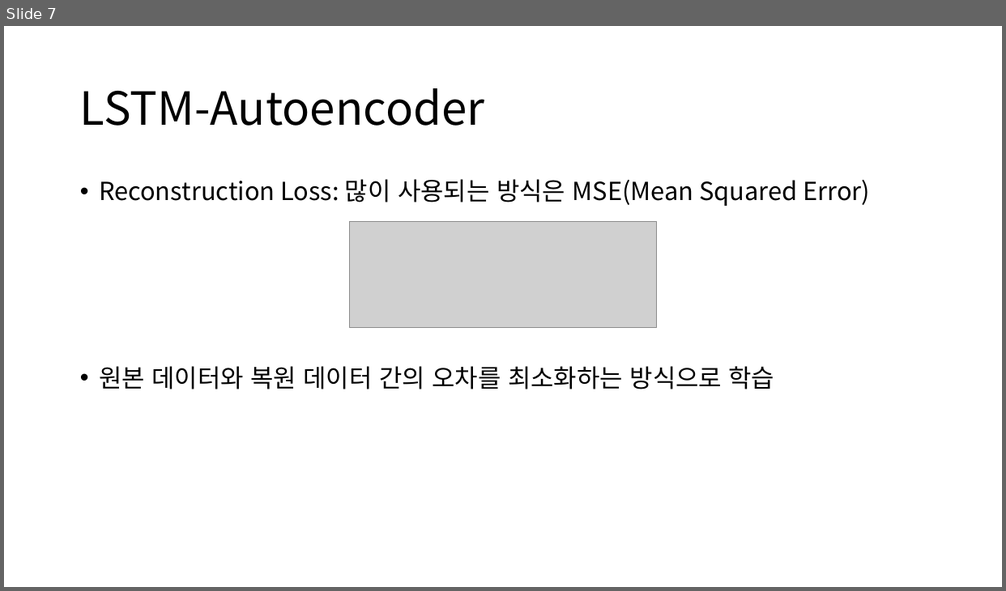
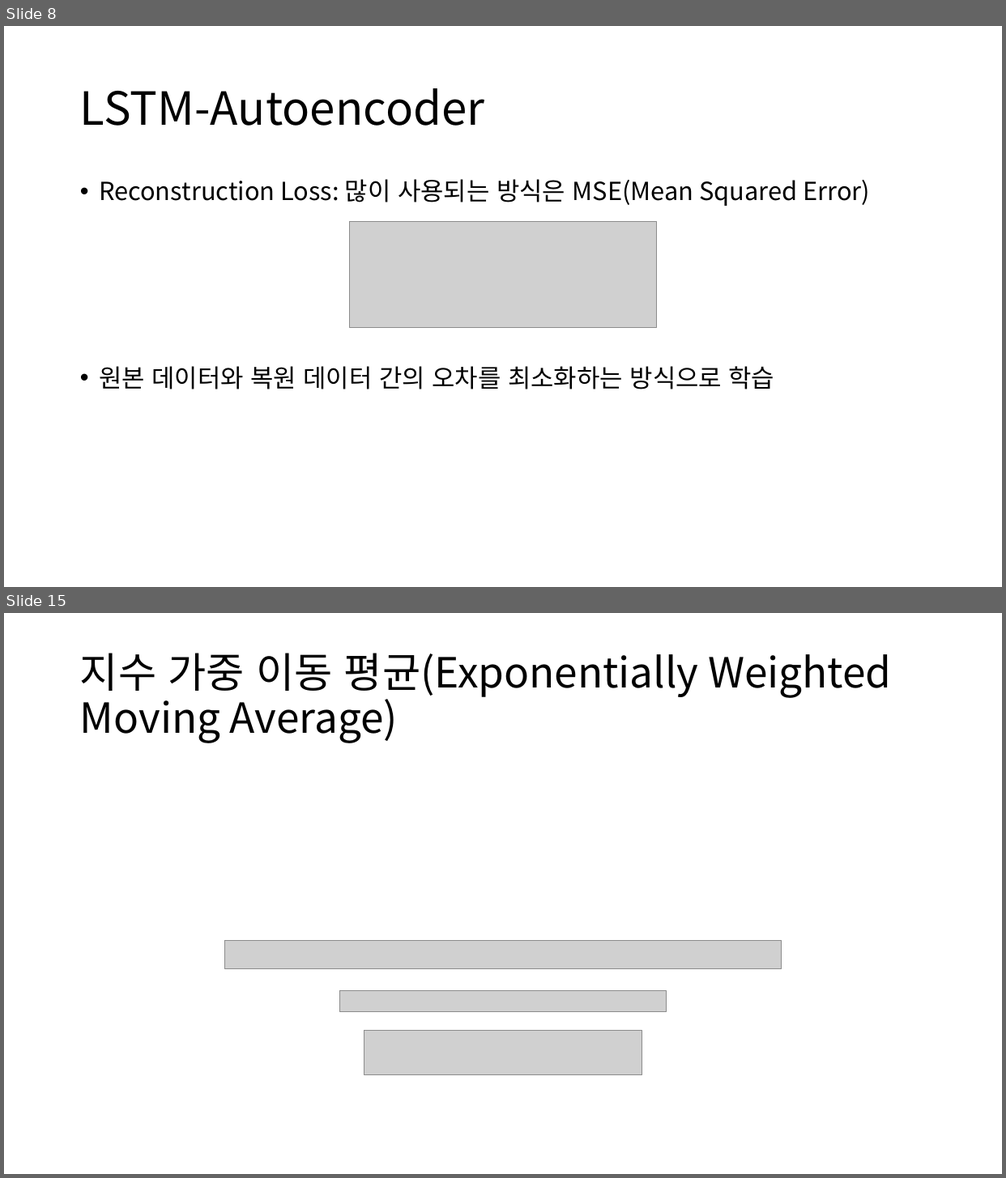
Before and after one commit to Noaplex/capstone, a slide deck: 캡스톤디자인 3주차.pptx. Shown one above the other, each under a label of ours: slide 7 before the commit, slides 8 and 15 after it; the slides between them are not shown. The pictures are 1006x591 and 1006x1178 pixels, drawn with LibreOffice and Linux fonts; fonts in the diff are those of the drawing; grey boxes stand for pictures. Boxes give left, top, right and bottom in pixels: in the first picture for what was removed or moved away, otherwise in the second. Text is boxed around its words. In the diff, an @@ line names an element or a change of style, - is before the commit and + after.

```diff
--- a/캡스톤디자인 3주차.pptx
+++ b/캡스톤디자인 3주차.pptx
@@ slide 15 added at [4, 613, 1002, 1174], background #FFFFFF @@
@@ title added at [80, 653, 891, 743], 40 pt, text #000000 @@
+지수 가중 이동 평균(Exponentially Weighted Moving Average)
@@ picture added at [225, 941, 782, 970] @@
@@ picture added at [339, 991, 666, 1012] @@
@@ picture added at [364, 1031, 642, 1075] @@
@@ what was slide 7 is now slide 8 @@
```
Also in this commit, not shown: 3 slides changed, 6 other slides added.
